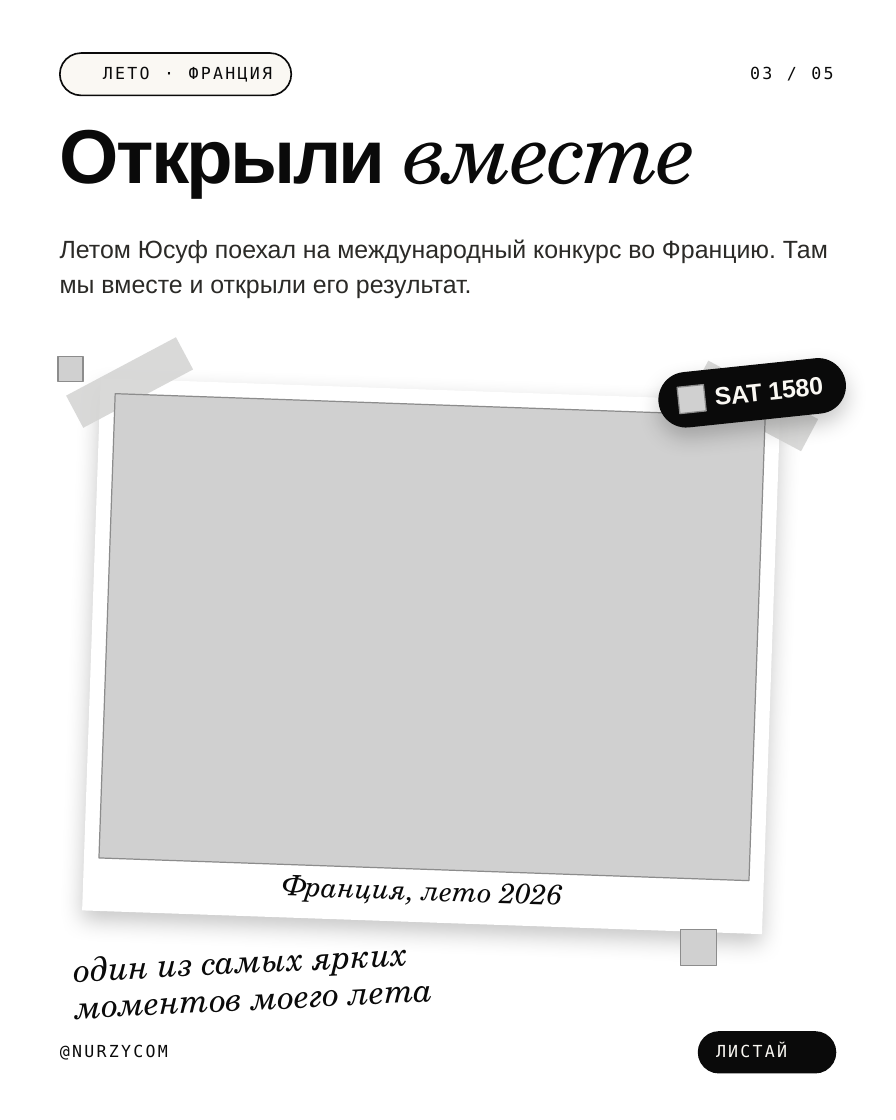
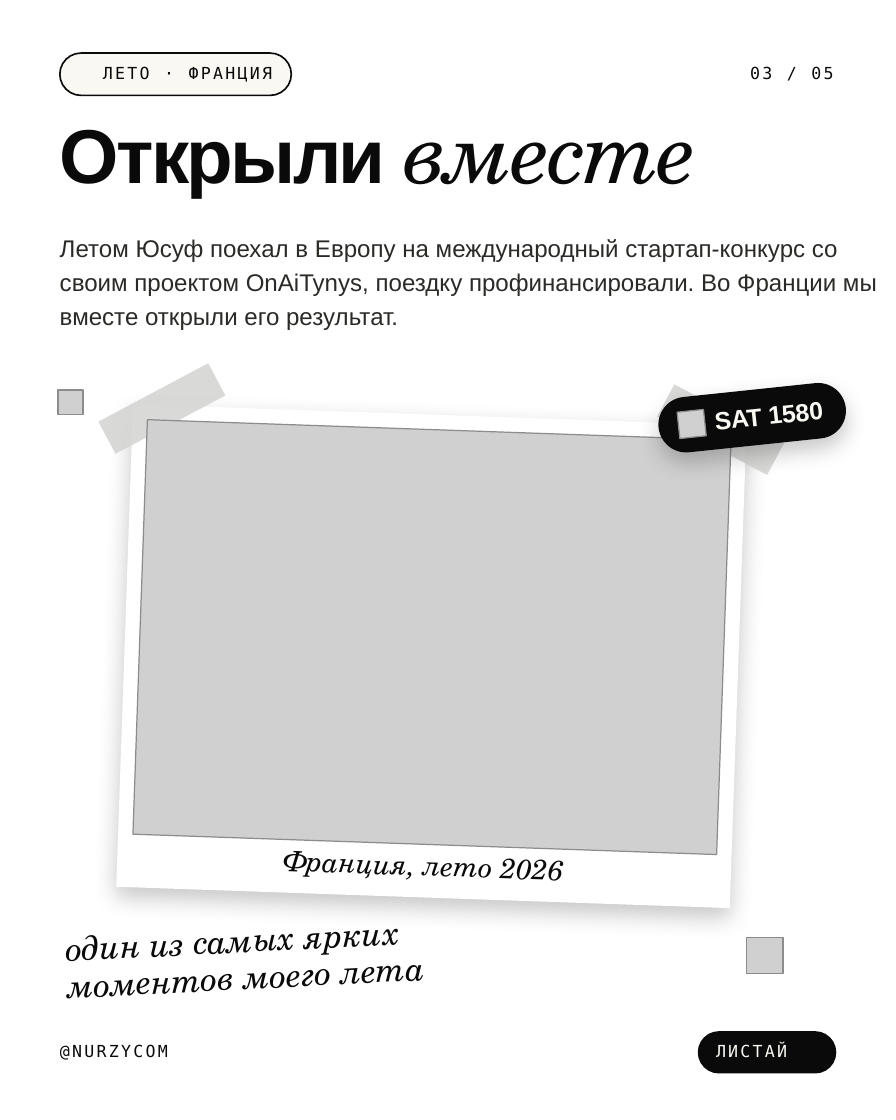
Before and after one commit to galiandojonathan-ship-it1/nurzycom_brand, a slide deck: slide 3 of social/pptx/yussuf-1580.pptx. Drawn at 896x1120 pixels with LibreOffice and Linux fonts; fonts in the diff are those of the drawing; grey boxes stand for pictures; background and template pictures are left out. Boxes give left, top, right and bottom in pixels: in the first picture for what was removed or moved away, otherwise in the second. Text is boxed around its words. In the diff, an @@ line names an element or a change of style, - is before the commit and + after.

```diff
--- a/social/pptx/yussuf-1580.pptx
+++ b/social/pptx/yussuf-1580.pptx
@@ text at (x1=60, y1=239, x2=877, y2=330): text changed; size 15 to 14.5 pt @@
-Летом Юсуф поехал на международный конкурс во Францию. Там мы вместе и открыли его результат.
+Летом Юсуф поехал в Европу на международный стартап‑конкурс со своим проектом OnAiTynys, поездку профинансировали. Во Франции мы вместе открыли его результат.
@@ picture moved from (x1=59, y1=357, x2=84, y2=382) to (x1=59, y1=389, x2=84, y2=415) @@
@@ rectangle moved from (x1=65, y1=337, x2=193, y2=428) to (x1=98, y1=364, x2=225, y2=455) @@
@@ 1 picture, 1 text, 1 rounded rectangle moved together from (x1=656, y1=356, x2=849, y2=431) to (x1=656, y1=380, x2=849, y2=455) @@
@@ rectangle moved from (x1=691, y1=361, x2=819, y2=452) to (x1=657, y1=384, x2=784, y2=475) @@
@@ rectangle resized from (x1=82, y1=378, x2=780, y2=934) to (x1=116, y1=404, x2=747, y2=908) @@
@@ picture resized from (x1=98, y1=394, x2=764, y2=881) to (x1=133, y1=420, x2=731, y2=855) @@
@@ text "Франция, лето 2026" moved from (x1=284, y1=869, x2=562, y2=905) to (x1=284, y1=844, x2=563, y2=881) @@
@@ text "один из самых ярких" moved from (x1=75, y1=949, x2=408, y2=1020) to (x1=66, y1=928, x2=400, y2=999) @@
@@ picture moved from (x1=680, y1=929, x2=717, y2=966) to (x1=747, y1=938, x2=784, y2=975) @@
```
Also in this commit, not shown: 1 other slide changed, 12 other files.
